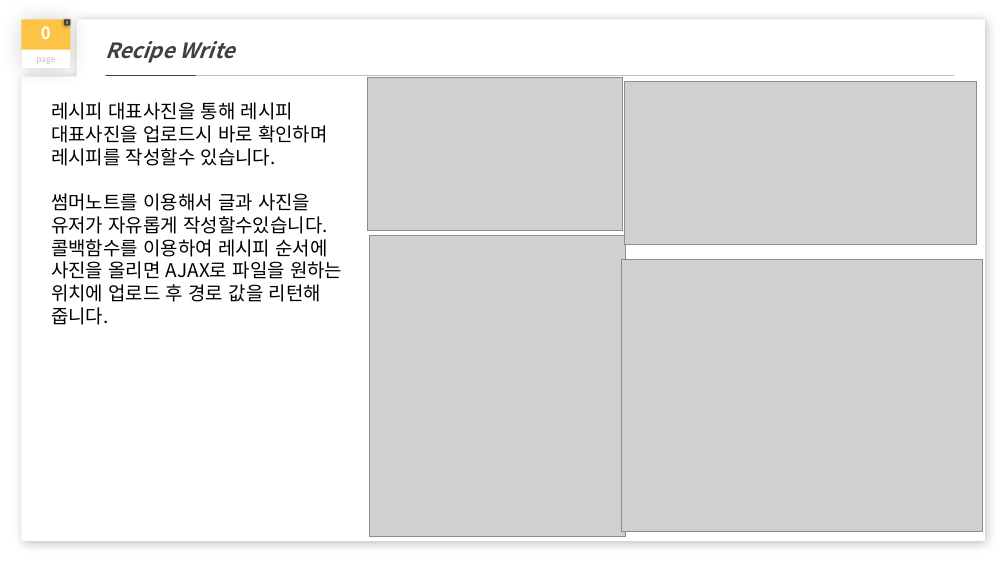
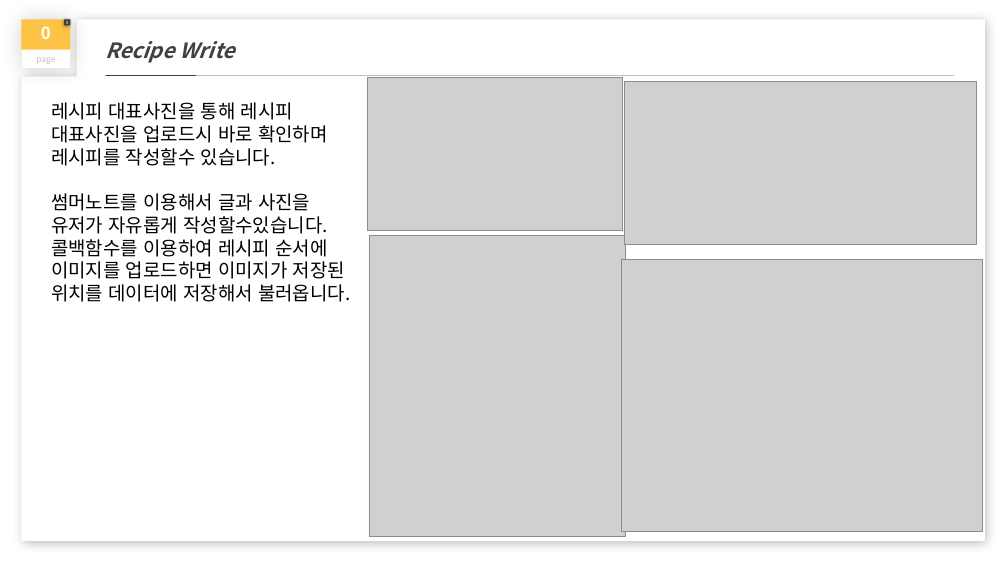
Before and after one commit to ljun0903/bc, a slide deck: slide 3 of 기술서/5조기술서_이승준.pptx. Drawn at 1008x567 pixels with LibreOffice and Linux fonts; fonts in the diff are those of the drawing; grey boxes stand for pictures. Boxes give left, top, right and bottom in pixels: in the first picture for what was removed or moved away, otherwise in the second. Text is boxed around its words. In the diff, an @@ line names an element or a change of style, - is before the commit and + after.

```diff
--- a/기술서/5조기술서_이승준.pptx
+++ b/기술서/5조기술서_이승준.pptx
@@ text at [51,239,350,302]: text changed @@
-콜백함수를 이용하여 레시피 순서에 사진을 올리면 AJAX로 파일을 원하는 위치에 업로드 후 경로 값을 리턴해 줍니다.
+콜백함수를 이용하여 레시피 순서에 이미지를 업로드하면 이미지가 저장된 위치를 데이터에 저장해서 불러옵니다.
```
Also in this commit, not shown: 3 other slides changed.
